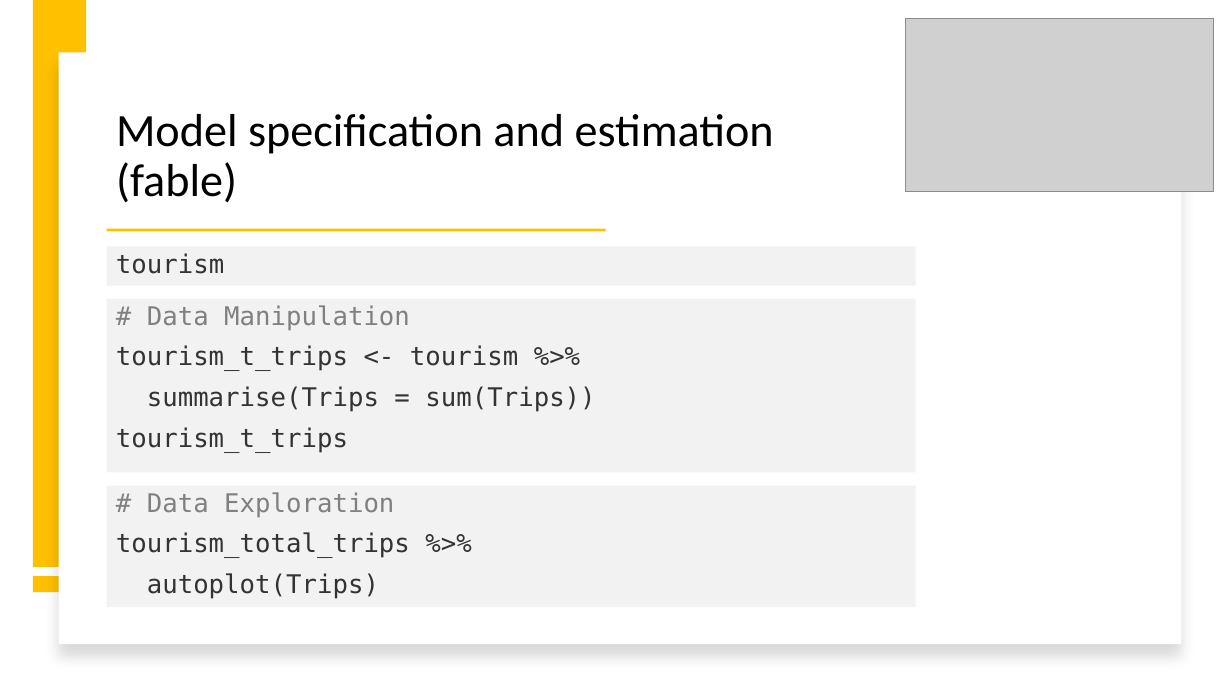
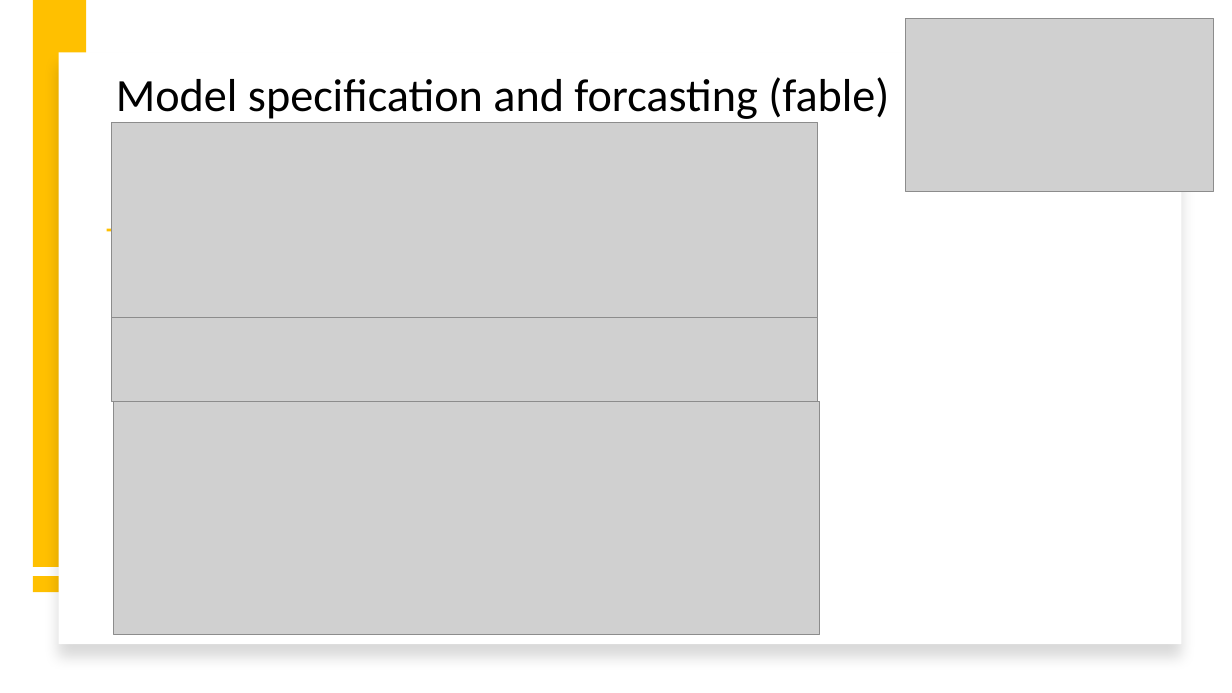
Before and after one commit to intro-to-data-science-22-workshop/-14-temporal-data-with-tsibble-and-fable-Samson-Krafft, a slide deck: slide 12 of tsibble and fable.pptx. Drawn at 1232x693 pixels with LibreOffice and Linux fonts; fonts in the diff are those of the drawing; grey boxes stand for pictures; background and template pictures are left out. Boxes give left, top, right and bottom in pixels: in the first picture for what was removed or moved away, otherwise in the second. Text is boxed around its words. In the diff, an @@ line names an element or a change of style, - is before the commit and + after.

Commit message:
powerpoint

```diff
--- a/tsibble and fable.pptx
+++ b/tsibble and fable.pptx
@@ title "Model specification and forcasting (fable)" at bbox=[116, 77, 889, 123]: vertical alignment bottom to top @@
@@ title at bbox=[116, 77, 889, 123]: text changed @@
-Model specification and estimation (fable)
+Model specification and forcasting (fable)
@@ picture added at bbox=[112, 122, 818, 317] @@
@@ text removed at bbox=[106, 247, 916, 287] @@
-tourism
@@ rectangle removed at bbox=[106, 299, 916, 472] @@
-# Data Manipulation
-tourism_t_trips <- tourism %>%
-summarise(Trips = sum(Trips))
-tourism_t_trips
@@ picture added at bbox=[112, 317, 818, 402] @@
@@ picture added at bbox=[114, 401, 820, 635] @@
@@ rectangle removed at bbox=[106, 485, 916, 607] @@
-# Data Exploration
-tourism_total_trips %>%
-autoplot(Trips)
```
Also in this commit, not shown: 3 other slides changed, 1 slide added, 1 slide removed.
